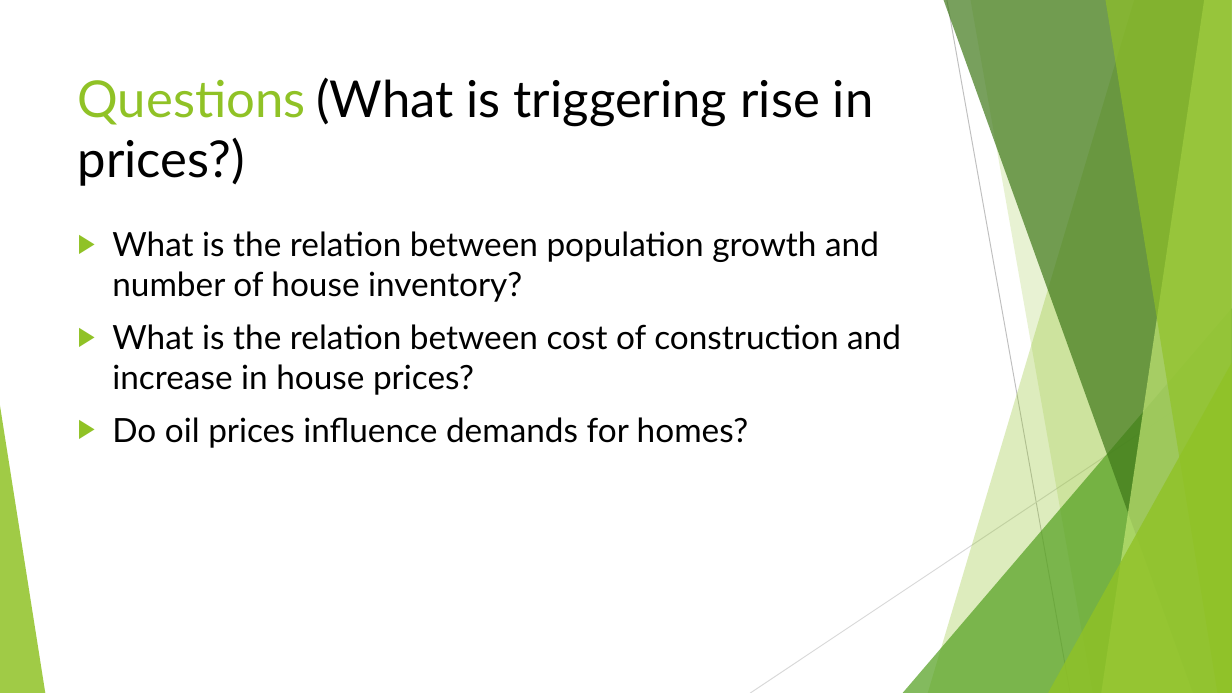
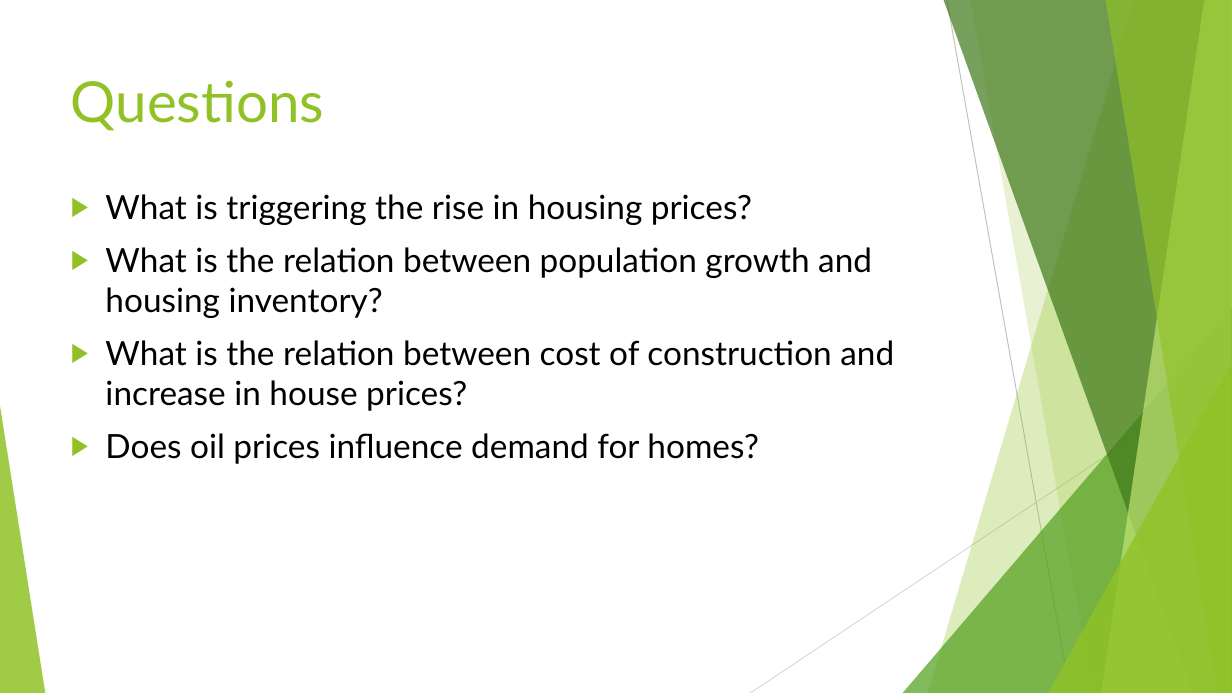
Before and after one commit to Fescamil1/Project_1_Housing_Market_Analysis, a slide deck: slide 3 of Texas Housing Market Analysis PowerPoint.pptx. Drawn at 1232x693 pixels with LibreOffice and Linux fonts; fonts in the diff are those of the drawing. Boxes give left, top, right and bottom in pixels: in the first picture for what was removed or moved away, otherwise in the second. Text is boxed around its words. In the diff, an @@ line names an element or a change of style, - is before the commit and + after.

Commit message:
Changes to PPW. Added LumberCSV for comparison vs housing inventory

```diff
--- a/Texas Housing Market Analysis PowerPoint.pptx
+++ b/Texas Housing Market Analysis PowerPoint.pptx
@@ title at (71,80,324,131): text changed; size 39.6 to 44 pt; text colour #000000 to #90C226 @@
-Questions (What is triggering rise in prices?)
+Questions
@@ text "What is triggering the rise ...": place and size @@
-text "What is triggering the rise ..." at (112,231,901,448)
+text "What is triggering the rise ..." at (105,194,894,464)
@@ text at (105,194,872,318): text changed @@
-▶ What is the relation between population growth and number of house inventory?
+▶ What is triggering the rise in housing prices?
+▶ What is the relation between population growth and housing inventory?
@@ text at (105,433,759,464): text changed @@
-▶ Do oil prices influence demands for homes?
+▶ Does oil prices influence demand for homes?
```
Also in this commit, not shown: 10 other slides changed, 2 slides added, 2 slides removed, 1 other file.
